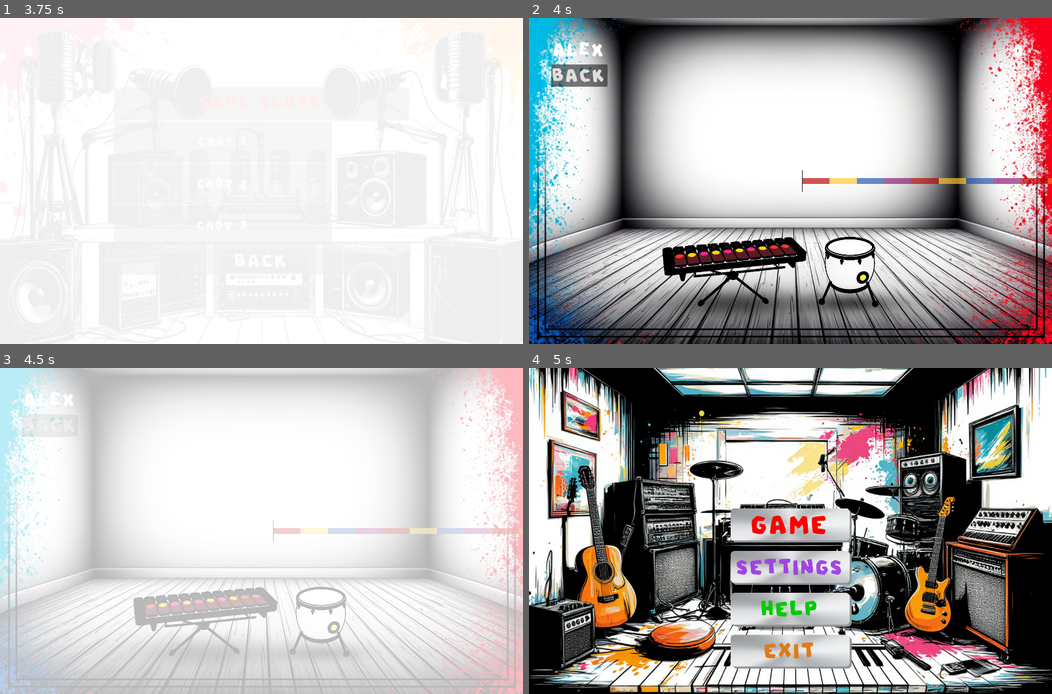
Above: before the commit, frames 1-4 (two rows, left to right).
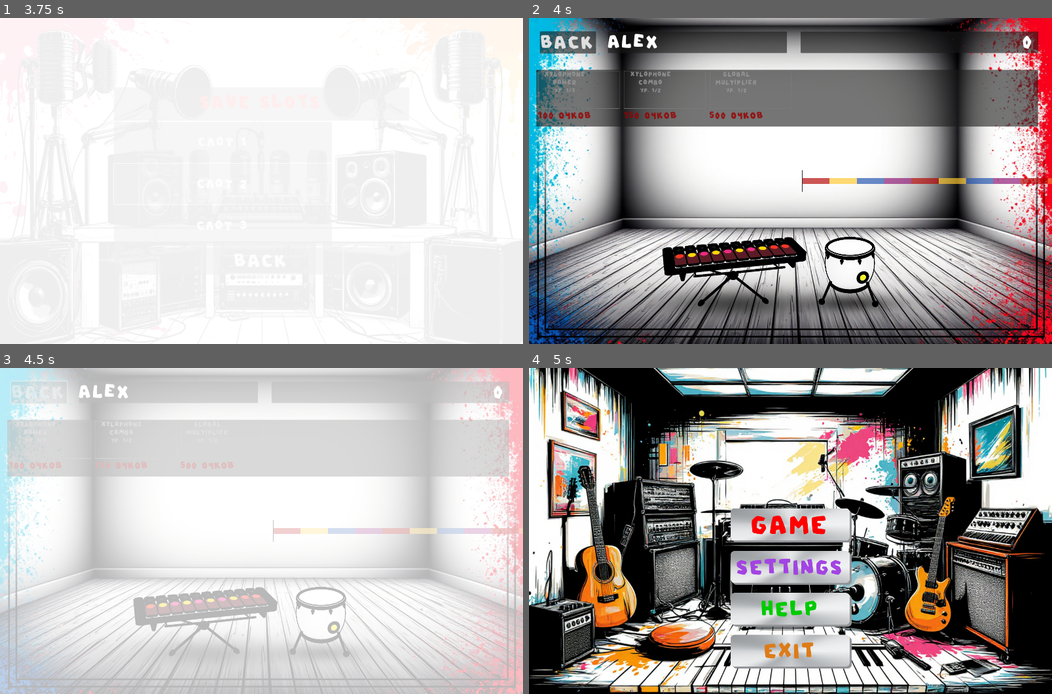
Above: after the commit, the same moments.

Repository: otumno/Bandgo
Game: Godot game, scene res://project/scenes/StartMenu.tscn
The game is run twice, just before and just after one commit, with the same random seed, the same clock (stepped at 60 frames per second) and the same inputs.
Inputs (mouse positions are in pixels of both pictures, inside the frame that each line leads up to):
- Up to frame 1 (3.75 s): click "GAME" at 0.5 s; click "Слот 1" at 1.25 s; click (261, 174) at 2.02 s; type "Alex" at 2.1 s; click "ОК" at 2.75 s; click "Слот 2" at 3.5 s
- Up to frame 2 (4 s): no input
- Up to frame 3 (4.5 s): click "BACK" at 4.25 s
- Up to frame 4 (5 s): no input

Frame 1 is identical in both runs. In frame 2, 21% of the frame differs, in the area x 1-98%, y 4-34%; in frame 3, 15%; in frame 4, nothing differs.

Commit message:
add working upgrades panel

Diff:
--- a/project/scenes/Game.tscn
+++ b/project/scenes/Game.tscn
@@ -26,6 +26,7 @@
 [ext_resource type="PackedScene" uid="uid://cxu2mdfufhifo" path="res://project/scenes/ScorePopup.tscn" id="19_rbt3f"]
 [ext_resource type="Texture2D" uid="uid://b7nlbr70vc8v2" path="res://project/assets/textures/Tom1.png" id="24_n55ws"]
 [ext_resource type="AudioStream" uid="uid://cq36dei7pt3xs" path="res://project/assets/sounds/250-milliseconds-of-silence.mp3" id="27_4mt45"]
+[ext_resource type="PackedScene" uid="uid://cx8oae5mpuour" path="res://project/scenes/UpgradeMenu.tscn" id="27_s8cov"]
 
 [sub_resource type="RectangleShape2D" id="RectangleShape2D_f3117"]
 size = Vector2(519.804, 113)
@@ -68,10 +69,10 @@
 [node name="Sprite2D" type="Sprite2D" parent="SpritePulser"]
 
 [node name="BackButton" type="Button" parent="."]
-offset_left = 82.0
-offset_top = 171.0
-offset_right = 288.0
-offset_bottom = 253.0
+offset_left = 40.0
+offset_top = 49.0
+offset_right = 246.0
+offset_bottom = 131.0
 theme = ExtResource("4_cqeua")
 action_mode = 0
 text = "BACK"
@@ -138,21 +139,35 @@
 player_name_label = NodePath("PlayerNameLabel")
 score_label = NodePath("ScoreLabel")
 
+[node name="Panel" type="Panel" parent="Control"]
+layout_mode = 0
+offset_left = 57.0
+offset_top = -530.0
+offset_right = 930.0
+offset_bottom = -451.0
+
+[node name="Panel2" type="Panel" parent="Control"]
+layout_mode = 0
+offset_left = -650.0
+offset_top = -530.0
+offset_right = 7.0
+offset_bottom = -451.0
+
 [node name="PlayerNameLabel" type="Label" parent="Control"]
 layout_mode = 0
-offset_left = -850.0
-offset_top = -500.0
-offset_right = -198.0
-offset_bottom = -426.0
+offset_left = -650.0
+offset_top = -530.0
+offset_right = 2.0
+offset_bottom = -456.0
 theme = ExtResource("4_cqeua")
 vertical_alignment = 1
 
 [node name="ScoreLabel" type="Label" parent="Control"]
 layout_mode = 0
-offset_left = 25.0
-offset_top = -500.0
-offset_right = 882.0
-offset_bottom = -426.0
+offset_left = 57.0
+offset_top = -530.0
+offset_right = 914.0
+offset_bottom = -456.0
 theme = ExtResource("4_cqeua")
 horizontal_alignment = 2
 vertical_alignment = 1
@@ -194,3 +209,13 @@
 bpm = 99
 metronome_pattern = Array[int]([1, 2, 2, 2])
 metronome_sounds = Array[AudioStream]([ExtResource("17_pwtkv"), ExtResource("18_mpdfd"), ExtResource("27_4mt45")])
+
+[node name="UpgradeMenu" parent="." instance=ExtResource("27_s8cov")]
+anchor_left = 0.012
+anchor_top = 0.148
+anchor_right = 0.971
+anchor_bottom = 0.322
+offset_left = 3.96
+offset_top = 13.4
+offset_right = 4.67981
+offset_bottom = 13.6
--- a/project/scenes/UpgradeButton.tscn
+++ b/project/scenes/UpgradeButton.tscn
@@ -1,3 +1,51 @@
-[gd_scene format=3 uid="uid://cp0b23v5aeccl"]
+[gd_scene load_steps=3 format=3 uid="uid://cp0b23v5aeccl"]
+
+[ext_resource type="Script" uid="uid://dr1ejrtgvd4bx" path="res://project/scripts/UpgradeButton.gd" id="1_etlfq"]
+[ext_resource type="Theme" uid="uid://3pqwyww8rrpc" path="res://project/themes/new_theme.tres" id="2_rv0cg"]
 
 [node name="UpgradeButton" type="Button"]
+custom_minimum_size = Vector2(200, 190)
+offset_right = 200.0
+offset_bottom = 190.0
+script = ExtResource("1_etlfq")
+
+[node name="HBoxContainer" type="HBoxContainer" parent="."]
+custom_minimum_size = Vector2(200, 190)
+layout_mode = 2
+offset_right = 200.0
+offset_bottom = 190.0
+theme_override_constants/separation = 15
+alignment = 1
+
+[node name="VBoxContainer" type="VBoxContainer" parent="HBoxContainer"]
+layout_mode = 2
+
+[node name="NameLabel" type="Label" parent="HBoxContainer/VBoxContainer"]
+custom_minimum_size = Vector2(200, 0)
+layout_mode = 2
+theme = ExtResource("2_rv0cg")
+theme_override_font_sizes/font_size = 25
+horizontal_alignment = 1
+autowrap_mode = 3
+
+[node name="LevelLabel" type="Label" parent="HBoxContainer/VBoxContainer"]
+custom_minimum_size = Vector2(200, 25)
+layout_mode = 2
+theme = ExtResource("2_rv0cg")
+theme_override_font_sizes/font_size = 21
+horizontal_alignment = 1
+
+[node name="CostLabel" type="Label" parent="HBoxContainer/VBoxContainer"]
+custom_minimum_size = Vector2(200, 50)
+layout_mode = 2
+size_flags_vertical = 14
+theme = ExtResource("2_rv0cg")
+theme_override_font_sizes/font_size = 36
+horizontal_alignment = 1
+vertical_alignment = 1
+uppercase = true
+
+[node name="LockOverlay" type="ColorRect" parent="HBoxContainer"]
+layout_mode = 2
+mouse_filter = 2
+color = Color(0.54902, 0, 0, 0.439216)
--- a/project/scenes/UpgradeMenu.tscn
+++ b/project/scenes/UpgradeMenu.tscn
@@ -1,13 +1,42 @@
-[gd_scene format=3 uid="uid://cx8oae5mpuour"]
+[gd_scene load_steps=2 format=3 uid="uid://cx8oae5mpuour"]
 
-[node name="UpgradeMenu" type="Control"]
-layout_mode = 3
-anchors_preset = 0
+[ext_resource type="Script" uid="uid://ddaakuca23ksw" path="res://project/scripts/UpgradeMenu.gd" id="1_uvr4h"]
+
+[node name="UpgradeMenu" type="Panel"]
+custom_minimum_size = Vector2(1800, 200)
+anchors_preset = -1
+anchor_left = 0.048
+anchor_top = 0.088
+anchor_right = 0.986
+anchor_bottom = 0.255
+offset_left = 0.839996
+offset_top = 0.399994
+offset_right = -0.120117
+offset_bottom = -3.05176e-05
+grow_horizontal = 2
+grow_vertical = 2
+size_flags_horizontal = 3
+size_flags_stretch_ratio = 3.0
+script = ExtResource("1_uvr4h")
 
 [node name="ScrollContainer" type="ScrollContainer" parent="."]
 layout_mode = 0
-offset_right = 40.0
-offset_bottom = 40.0
+offset_left = 6.0
+offset_top = 3.0
+offset_right = 1791.0
+offset_bottom = 193.0
 
 [node name="HBoxContainer" type="HBoxContainer" parent="ScrollContainer"]
+custom_minimum_size = Vector2(200, 190)
 layout_mode = 2
+theme_override_constants/separation = 20
+alignment = 1
+
+[node name="CloseButton" type="Button" parent="."]
+layout_mode = 0
+offset_right = 8.0
+offset_bottom = 8.0
+
+[node name="PurchaseSound" type="AudioStreamPlayer" parent="."]
+
+[node name="ErrorSound" type="AudioStreamPlayer" parent="."]
--- a/project/scripts/GameManager.gd
+++ b/project/scripts/GameManager.gd
@@ -2,7 +2,8 @@
 
 signal score_updated(new_score)
 signal player_name_updated(new_name)
-signal upgrades_updated()  # Новый сигнал для обновления UI
+signal upgrades_updated()  # Сигнал при изменении апгрейдов
+signal instrument_unlocked(instrument_type: String)  # Сигнал при разблокировке инструмента
 
 var player_name: String = "Player":
 	set(value):
@@ -16,10 +17,10 @@
 
 var current_slot: int = 1
 
-# --- НОВЫЕ ПЕРЕМЕННЫЕ ДЛЯ АПГРЕЙДОВ ---
+# --- Новые переменные для апгрейдов ---
 var unlocked_instruments: Array[String] = []  # Список купленных инструментов (например, ["xylophone", "drum"])
-var upgrade_levels: Dictionary = {}          # Уровни апгрейдов (например, {"xylophone_base": 2, "global_multiplier": 1})
-var unlocked_combo_lines: Dictionary = {}    # Разблокированные строчки комбо (например, {"xylophone": [true, false, true]})
+var upgrade_levels: Dictionary = {}           # Уровни апгрейдов (например, {"xylophone_base": 2})
+var unlocked_combo_lines: Dictionary = {}     # Разблокированные строчки комбо (например, {"xylophone": [true, false, true]})
 
 func reset():
 	player_name = "Player"
@@ -42,9 +43,10 @@
 func unlock_instrument(instrument_type: String):
 	if not unlocked_instruments.has(instrument_type):
 		unlocked_instruments.append(instrument_type)
+		emit_signal("instrument_unlocked", instrument_type)
 		emit_signal("upgrades_updated")
 
-# Повышение уровня апгрейда
+# Покупка апгрейда
 func upgrade(upgrade_id: String, cost: int) -> bool:
 	if score >= cost:
 		if not upgrade_levels.has(upgrade_id):
@@ -53,6 +55,14 @@
 			upgrade_levels[upgrade_id] += 1
 		score -= cost
 		emit_signal("score_updated", score)
+
+		# Если апгрейд разблокирует строчку комбо — обновляем unlocked_combo_lines
+		var settings = GlobalBalanceManager.upgrades_settings.get(upgrade_id, {})
+		if settings.has("unlocks_pattern_line"):
+			var line_index = settings["unlocks_pattern_line"][upgrade_levels[upgrade_id] - 1]
+			var instrument_type = upgrade_id.split("_")[0]  # "xylophone_combo" → "xylophone"
+			unlock_combo_line(instrument_type, line_index)
+
 		emit_signal("upgrades_updated")
 		return true
 	return false
--- a/project/scripts/GlobalBalanceManager.gd
+++ b/project/scripts/GlobalBalanceManager.gd
@@ -14,23 +14,23 @@
 	}
 }
 
-# --- НОВЫЕ НАСТРОЙКИ АПГРЕЙДОВ ---
+# --- Новые настройки апгрейдов ---
 @export var upgrades_settings: Dictionary = {
 	# Апгрейды инструментов
 	"xylophone_base": {
 		"name": "Xylophone Power",
-		"cost_per_level": [100, 200, 300, 400, 500],
-		"bonus_per_level": [5, 10, 15, 20, 25]  # +5 очков за уровень
+		"cost_per_level": [100, 200, 300],  # Стоимость каждого уровня
+		"bonus_per_level": [5, 10, 15]      # +5 очков за уровень
 	},
 	"xylophone_combo": {
 		"name": "Xylophone Combo",
-		"cost_per_level": [150, 300, 450],
-		"unlocks_pattern_line": [1, 3, 5]  # Разблокирует строчки паттерна
+		"cost_per_level": [150, 300],
+		"unlocks_pattern_line": [1, 3]  # Разблокирует 2-ю и 4-ю строчки паттерна
 	},
 	# Общие апгрейды
 	"global_multiplier": {
 		"name": "Global Multiplier",
-		"cost_per_level": [500, 1000, 1500],
-		"bonus_per_level": [0.1, 0.2, 0.3]  # +10% за уровень
+		"cost_per_level": [500, 1000],
+		"bonus_per_level": [0.1, 0.2]  # +10% за уровень
 	}
 }
--- a/project/scripts/Instrument.gd
+++ b/project/scripts/Instrument.gd
@@ -16,44 +16,48 @@
 @export_category("Visual Feedback")
 @export var score_popup_scene: PackedScene
 @export var combo_colors: Array[Color] = [Color.GOLD, Color.CRIMSON, Color.DEEP_SKY_BLUE]
+@export var enable_visual_feedback: bool = true
 @export var feedback_scale: float = 1.1
 @export var feedback_duration: float = 0.15
-@export var enable_visual_feedback: bool = true
 @export var max_scale_limit: float = 1.3
 @export var hit_particles: GPUParticles2D
 @export var combo_particles: GPUParticles2D
 
-# Balance settings (will be loaded from GlobalBalanceManager)
+# Balance settings
 var points_per_click: int
 var combo_window_seconds: float
-var combo_multipliers: Array = [1, 2, 3, 5, 8]  # Не указываем тип явно
+var combo_multipliers: Array
 var allow_multiple_hits_per_beat: bool
+
+# System variables
+var _base_points: int = 0
+var _current_combo_pattern: Array = []
+var _unlocked_sound_indices: Array = []
+var _beat_hit_status := {}
+var feedback_tween: Tween
 
 @onready var audio_player: AudioStreamPlayer = $AudioStreamPlayer
 @onready var sprite: Sprite2D = $Sprite2D
 
 var bpm_manager: BPM_Manager
 var last_hit_time := 0.0
-var feedback_tween: Tween
-var base_scale: Vector2
 var combo_count := 0
 var last_combo_time := 0.0
 var current_combo_multiplier := 1
 var current_pattern_index := 0
-var _beat_hit_status := {}
+var base_scale: Vector2
 
 func _ready():
 	_load_balance_settings()
 	_initialize_nodes()
 	_connect_signals()
+	_apply_upgrades()
 	base_scale = sprite.scale if sprite else Vector2.ONE
-	input_event.connect(_on_input_event)
 
 func _load_balance_settings():
 	var settings = GlobalBalanceManager.instrument_settings.get(instrument_type, {})
-	combo_multipliers = settings.get("combo_multipliers", [1, 2, 3, 5, 8]).duplicate()
-
-	points_per_click = settings.get("points_per_click", 10)
+	_base_points = settings.get("points_per_click", 10)
+	points_per_click = _base_points
 	combo_window_seconds = settings.get("combo_window_seconds", 2.0)
 	combo_multipliers = Array(settings.get("combo_multipliers", PackedInt32Array([1, 2, 3, 5, 8])))
 	allow_multiple_hits_per_beat = settings.get("allow_multiple_hits", false)
@@ -61,7 +65,6 @@
 func _initialize_nodes():
 	if not audio_player:
 		audio_player = AudioStreamPlayer.new()
-		audio_player.name = "AudioStreamPlayer"
 		add_child(audio_player)
 	if not sprite:
 		for child in get_children():
@@ -73,52 +76,88 @@
 	bpm_manager = get_tree().current_scene.get_node("BPM_Manager")
 	if bpm_manager:
 		bpm_manager.beat_triggered.connect(_on_beat)
-	else:
-		push_error("BPM Manager not found in autoload!")
+
+	var gm = get_node_or_null("/root/GameManager")
+	if gm:
+		gm.upgrades_updated.connect(_apply_upgrades)
+
+	input_event.connect(_on_input_event)
+
+func _apply_upgrades():
+	var gm = get_node_or_null("/root/GameManager")
+	if !gm:
+		return
+
+	# Apply base points upgrades
+	var upgrade_key = instrument_type + "_base"
+	if gm.upgrade_levels.has(upgrade_key):
+		var upgrade_settings = GlobalBalanceManager.upgrades_settings.get(upgrade_key, {})
+		var bonus_level = min(gm.upgrade_levels[upgrade_key] - 1, upgrade_settings.get("bonus_per_level", []).size() - 1)
+		if bonus_level >= 0:
+			var bonus = upgrade_settings["bonus_per_level"][bonus_level]
+			points_per_click = _base_points + bonus
+
+	# Apply unlocked combo lines
+	_current_combo_pattern = []
+	_unlocked_sound_indices = []
+	if gm.unlocked_combo_lines.has(instrument_type):
+		for i in range(gm.unlocked_combo_lines[instrument_type].size()):
+			if gm.unlocked_combo_lines[instrument_type][i]:
+				_current_combo_pattern.append(i)
+				if i < sound_pattern.size():
+					_unlocked_sound_indices.append(i)
 
 func _on_input_event(_viewport, event: InputEvent, _shape_idx):
 	if event is InputEventMouseButton and event.pressed and event.button_index == MOUSE_BUTTON_LEFT:
 		_handle_click()
 
+func _on_beat(beat_number: int):
+	if sound_pattern.size() > 0:
+		current_pattern_index = beat_number % sound_pattern.size()
+
 func _handle_click():
 	var current_time = Time.get_ticks_msec()
 	var current_beat = bpm_manager.current_beat if bpm_manager else 0
 
-	if not allow_multiple_hits_per_beat and _beat_hit_status.get(current_beat, false):
+	if !allow_multiple_hits_per_beat && _beat_hit_status.get(current_beat, false):
 		_handle_fail_hit(true)
 		return
 
-	if bpm_manager and not bpm_manager.is_playing:
+	if bpm_manager && !bpm_manager.is_playing:
 		bpm_manager.start_metronome()
 		if first_click_sound:
 			_play_sound(first_click_sound)
 		_play_visual_feedback()
-		_emit_particles(true)
-		return
-
-	if sound_pattern.size() > 0:
-		_play_sound(sound_pattern[current_pattern_index])
-		current_pattern_index = (current_pattern_index + 1) % sound_pattern.size()
+		return
+
+	# Play sound from unlocked patterns
+	if _unlocked_sound_indices.size() > 0:
+		var sound_index = _unlocked_sound_indices[current_pattern_index % _unlocked_sound_indices.size()]
+		_play_sound(sound_pattern[sound_index])
+	elif sound_pattern.size() > 0:
+		_play_sound(sound_pattern[current_pattern_index % sound_pattern.size()])
 
 	_update_combo(current_time)
 	_play_visual_feedback()
-	_emit_particles(true)
 	_add_points(points_per_click * current_combo_multiplier)
 	_beat_hit_status[current_beat] = true
-
-func _on_beat(beat_number: int):
-	if sound_pattern.size() > 0:
-		current_pattern_index = beat_number % sound_pattern.size()
-	_beat_hit_status[beat_number] = false
+	current_pattern_index += 1
 
 func _update_combo(current_time: float):
 	var time_since_last_combo = (current_time - last_combo_time) / 1000.0
+
 	if time_since_last_combo <= combo_window_seconds:
 		combo_count += 1
-		current_combo_multiplier = combo_multipliers[min(combo_count, combo_multipliers.size() - 1)]
+		if _current_combo_pattern.size() > 0:
+			var pattern_index = combo_count % _current_combo_pattern.size()
+			if pattern_index < combo_multipliers.size():
+				current_combo_multiplier = combo_multipliers[_current_combo_pattern[pattern_index]]
+		else:
+			current_combo_multiplier = combo_multipliers[min(combo_count, combo_multipliers.size() - 1)]
 	else:
 		combo_count = 0
 		current_combo_multiplier = 1
+
 	last_combo_time = current_time
 
 func _play_sound(sound: AudioStream):
@@ -129,16 +168,15 @@
 	var gm = get_node_or_null("/root/GameManager")
 	if gm and gm.has_method("add_score"):
 		gm.add_score(points)
-		if score_popup_scene and (sprite or is_instance_valid(self)):
+		if score_popup_scene:
 			var popup_position = sprite.global_position if sprite else global_position
 			_show_score_popup(points, popup_position)
 
 func _show_score_popup(points: int, popup_pos: Vector2):
-	if score_popup_scene:
-		var popup = score_popup_scene.instantiate()
-		get_tree().root.add_child(popup)
-		var color = _get_popup_color()
-		popup.show_score(points, popup_pos, color, current_combo_multiplier)
+	var popup = score_popup_scene.instantiate()
+	get_tree().root.add_child(popup)
+	var color = _get_popup_color()
+	popup.show_score(points, popup_pos, color, current_combo_multiplier)
 
 func _get_popup_color() -> Color:
 	if combo_count >= 3 and combo_colors.size() > 0:
@@ -149,11 +187,14 @@
 func _play_visual_feedback():
 	if not sprite or not enable_visual_feedback:
 		return
+
 	if feedback_tween:
 		feedback_tween.kill()
+
 	var target_scale = base_scale * feedback_scale * (1.0 + 0.1 * current_combo_multiplier)
 	target_scale.x = min(target_scale.x, base_scale.x * max_scale_limit)
 	target_scale.y = min(target_scale.y, base_scale.y * max_scale_limit)
+
 	feedback_tween = create_tween().set_trans(Tween.TRANS_QUINT).set_ease(Tween.EASE_OUT)
 	feedback_tween.tween_property(sprite, "scale", target_scale, feedback_duration * 0.5)
 	feedback_tween.tween_property(sprite, "scale", base_scale, feedback_duration * 0.5)
@@ -174,12 +215,6 @@
 	_add_points(points_per_click if !is_double_hit else 0)
 	if is_double_hit:
 		_show_combo_reset("Double hit!")
-		_reset_combo()
-
-func _reset_combo():
-	combo_count = 0
-	current_combo_multiplier = 1
-	_show_combo_reset("Break!")
 
 func _show_combo_reset(message: String):
 	var popup_position = sprite.global_position if sprite else global_position
@@ -187,8 +222,6 @@
 		var popup = score_popup_scene.instantiate()
 		get_tree().root.add_child(popup)
 		popup.show_score(message, popup_position, Color.RED, 1)
-	else:
-		push_warning("Instrument: score_popup_scene is not assigned, cannot show combo reset popup.")
 
 func _play_fail_sound():
 	if fail_sound:
--- a/project/scripts/SaveSystem.gd
+++ b/project/scripts/SaveSystem.gd
@@ -11,21 +11,19 @@
 		push_error("Ошибка создания файла сохранения!")
 		return false
 
-	var gm = get_node("/root/GameManager")
 	var save_data = {
-		"version": 1,  # Добавляем версию для совместимости
-		"player_name": gm.player_name,
-		"score": gm.score,
-		"unlocked_instruments": gm.unlocked_instruments,
-		"upgrade_levels": gm.upgrade_levels,
-		"unlocked_combo_lines": gm.unlocked_combo_lines,
-		"timestamp": Time.get_unix_time_from_system()
+		"version": 2,
+		"player_name": GameManager.player_name,
+		"score": GameManager.score,
+		"unlocked_instruments": GameManager.unlocked_instruments,
+		"upgrade_levels": GameManager.upgrade_levels,
+		"unlocked_combo_lines": GameManager.unlocked_combo_lines
 	}
 
 	file.store_var(save_data)
 	return true
 
-func load_game(slot: int) -> bool:
+func load_game(slot: int) -> bool:  # <-- Основной метод (была лишняя вложенная версия)
 	var path = _get_save_path(slot)
 	if not FileAccess.file_exists(path):
 		return false
@@ -35,7 +33,6 @@
 		push_error("Ошибка открытия файла сохранения!")
 		return false
 
-	# Проверяем размер файла
 	if file.get_length() < 4:
 		push_error("Файл сохранения повреждён (слишком маленький)")
 		return false
--- a/project/scripts/UpgradeButton.gd
+++ b/project/scripts/UpgradeButton.gd
@@ -1,5 +1,91 @@
 extends Button
 
-func setup(upgrade_id: String, settings: Dictionary, current_level: int):
-	var cost = settings["cost_per_level"][current_level]
-	text = "%s (Level %d) - Cost: %d" % [settings["name"], current_level + 1, cost]
+@onready var name_label: Label = $HBoxContainer/VBoxContainer/NameLabel
+@onready var level_label: Label = $HBoxContainer/VBoxContainer/LevelLabel
+@onready var cost_label: Label = $HBoxContainer/VBoxContainer/CostLabel
+@onready var lock_icon: ColorRect = $HBoxContainer/LockOverlay
+
+var upgrade_id: String = ""
+var current_level: int = 0
+
+func _ready():
+	# Проверка элементов UI
+	if not _validate_nodes():
+		queue_free()
+		return
+
+	# Настройка внешнего вида
+	lock_icon.visible = false
+	add_theme_stylebox_override("normal", get_theme_stylebox("panel"))
+	add_theme_stylebox_override("hover", get_theme_stylebox("panel_hover"))
+	add_theme_stylebox_override("pressed", get_theme_stylebox("panel_pressed"))
+
+func setup(id: String, settings: Dictionary, level: int):
+	upgrade_id = id
+	current_level = level
+
+	if not _validate_settings(settings):
+		return
+
+	# Установка текста
+	name_label.text = settings["name"]
+	level_label.text = "Ур. %d/%d" % [level + 1, settings["cost_per_level"].size()]
+
+	# Установка стоимости
+	var costs = settings["cost_per_level"]
+	if level < costs.size():
+		cost_label.text = "%d очков" % costs[level]
+		_update_affordability(costs[level])
+	else:
+		cost_label.text = "MAX"
+		lock_icon.visible = true
+		modulate = Color(0.7, 0.7, 0.7)
+
+func _validate_nodes() -> bool:
+	var valid = true
+
+	if not name_label:
+		push_error("NameLabel not found!")
+		valid = false
+	if not level_label:
+		push_error("LevelLabel not found!")
+		valid = false
+	if not cost_label:
+		push_error("CostLabel not found!")
+		valid = false
+	if not lock_icon:
+		push_error("LockOverlay not found!")
+		valid = false
+
+	return valid
+
+func _validate_settings(settings: Dictionary) -> bool:
+	if settings.is_empty():
+		push_error("Empty upgrade settings!")
+		return false
+	if not settings.has("cost_per_level"):
+		push_error("Missing cost_per_level in settings!")
+		return false
+	return true
+
+func _update_affordability(cost: int):
+	if not has_node("/root/GameManager"):
+		return
+
+	var can_afford = GameManager.score >= cost
+	modulate = Color.WHITE if can_afford else Color(0.6, 0.6, 0.6, 0.8)
+	lock_icon.visible = not can_afford
+	cost_label.modulate = Color.GREEN if can_afford else Color.RED
+
+func _on_pressed():
+	if not has_node("/root/GameManager"):
+		return
+
+	var settings = GlobalBalanceManager.upgrades_settings.get(upgrade_id, {})
+	var costs = settings.get("cost_per_level", [])
+
+	if current_level >= costs.size():
+		return
+
+	if GameManager.upgrade(upgrade_id, costs[current_level]):
+		queue_free()
--- a/project/scripts/UpgradeMenu.gd
+++ b/project/scripts/UpgradeMenu.gd
@@ -1,37 +1,75 @@
-extends Control
+extends Panel
 
-@onready var upgrades_container = $ScrollContainer/VBoxContainer
-@onready var upgrade_button_scene = preload("res://project/scenes/UpgradeButton.tscn")
+@onready var scroll_container: ScrollContainer = $ScrollContainer
+@onready var upgrades_container: HBoxContainer = $ScrollContainer/HBoxContainer
+@onready var close_button: Button = $CloseButton
+@onready var purchase_sound: AudioStreamPlayer = $PurchaseSound
+@onready var error_sound: AudioStreamPlayer = $ErrorSound
+
+var upgrade_button_scene = preload("res://project/scenes/UpgradeButton.tscn")
+
+# Настройки размера кнопок
+const BUTTON_WIDTH := 300
+const BUTTON_HEIGHT := 120
+const BUTTON_MARGIN := 15
 
 func _ready():
+	# Настройка контейнера
+	upgrades_container.custom_minimum_size.y = BUTTON_HEIGHT + 20
+	upgrades_container.add_theme_constant_override("separation", BUTTON_MARGIN)
+
+	close_button.pressed.connect(hide)
+	GameManager.upgrades_updated.connect(update_upgrades_list)
 	update_upgrades_list()
 
 func update_upgrades_list():
-	# Очищаем старые кнопки
+	# Очистка старых кнопок
 	for child in upgrades_container.get_children():
 		child.queue_free()
 
-	var gm = get_node("/root/GameManager")
-	var balance = get_node("/root/GlobalBalanceManager")
+	await get_tree().process_frame  # Ждем завершения очистки
 
-	# Создаем кнопки для каждого апгрейда
-	for upgrade_id in balance.upgrades_settings:
-		var settings = balance.upgrades_settings[upgrade_id]
-		var current_level = gm.upgrade_levels.get(upgrade_id, 0)
+	# Создаем новые кнопки
+	for upgrade_id in GlobalBalanceManager.upgrades_settings:
+		var settings = GlobalBalanceManager.upgrades_settings[upgrade_id]
+		var current_level = GameManager.upgrade_levels.get(upgrade_id, 0)
 
-		# Если апгрейд не достиг максимального уровня
 		if current_level < settings["cost_per_level"].size():
 			var button = upgrade_button_scene.instantiate()
-			button.setup(upgrade_id, settings, current_level)
-			button.pressed.connect(_on_upgrade_pressed.bind(upgrade_id))
+
+			# Настройка размера и положения
+			button.custom_minimum_size = Vector2(BUTTON_WIDTH, BUTTON_HEIGHT)
+			button.size_flags_horizontal = Control.SIZE_SHRINK_CENTER
+
 			upgrades_container.add_child(button)
 
+			# Ждем инициализации кнопки
+			await get_tree().process_frame
+
+			if button.has_method("setup"):
+				button.setup(upgrade_id, settings, current_level)
+				button.pressed.connect(_on_upgrade_pressed.bind(upgrade_id))
+			else:
+				button.queue_free()
+				push_error("UpgradeButton is missing setup() method")
+
 func _on_upgrade_pressed(upgrade_id: String):
-	var gm = get_node("/root/GameManager")
-	var balance = get_node("/root/GlobalBalanceManager")
-	var settings = balance.upgrades_settings[upgrade_id]
-	var current_level = gm.upgrade_levels.get(upgrade_id, 0)
-	var cost = settings["cost_per_level"][current_level]
+	var settings = GlobalBalanceManager.upgrades_settings.get(upgrade_id, {})
+	var current_level = GameManager.upgrade_levels.get(upgrade_id, 0)
+	var costs = settings.get("cost_per_level", [])
 
-	if gm.upgrade(upgrade_id, cost):
-		update_upgrades_list()
+	if current_level >= costs.size():
+		return
+
+	var cost = costs[current_level]
+
+	if GameManager.upgrade(upgrade_id, cost):
+		purchase_sound.play()
+	else:
+		error_sound.play()
+		animate_error()
+
+func animate_error():
+	var tween = create_tween().set_parallel(true)
+	tween.tween_property(self, "modulate", Color.RED, 0.1)
+	tween.tween_property(self, "modulate", Color.WHITE, 0.3)
Binary file added: project/assets/Icons/ArrowUp.png
Not shown, added: project/assets/Icons/ArrowUp.png.import
Binary file added: project/assets/Icons/ArrowUpRed.png
Not shown, added: project/assets/Icons/ArrowUpRed.png.import
Not shown: 1 places in project/scenes/Game.tscn that only renumber resources
